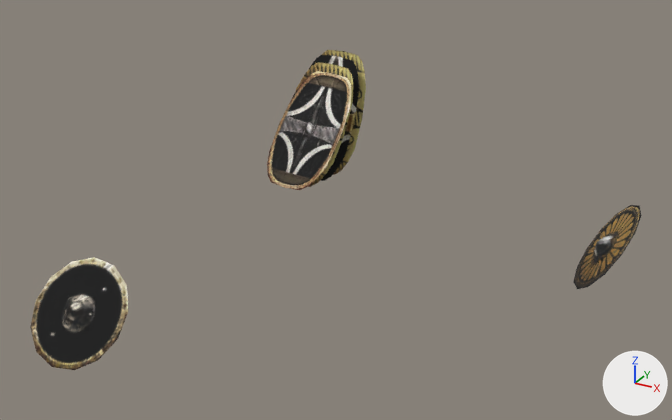
What one commit did to the COLLADA model client/art/meshes/props/iber_barracks_a.dae.
Rendered twice from a 50 mm camera at (0.101, -0.408, 0.189) aimed at (-0.072, -0.094, 0.032). Lighting does not change. The marker at lower right points along +X, +Y and +Z.
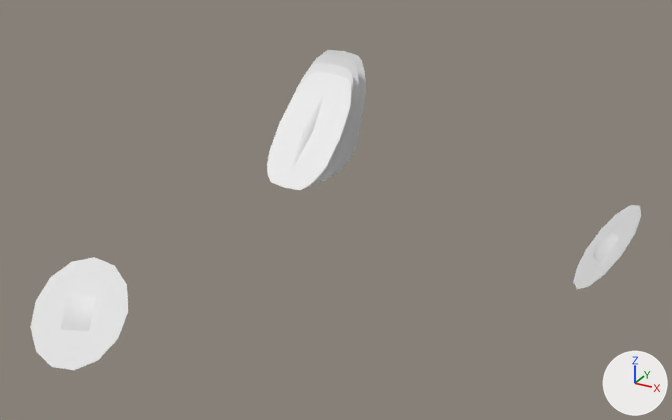
What differs and where, as boxes [x1, y1, x2, y2] in the pictures (672 x 420 px):
'Object1000', recoloured (black to white): [30, 50, 641, 370] in both

What the commit changed:
me_object1000mesh has 125 vertices, 114 faces and spans x -0.099..0.099, y -0.118..0.118, z -0.033..0.033.
me_object1000mesh no longer uses material mat_wire_169193255 (picture img_iber_prop_shields_dds).
